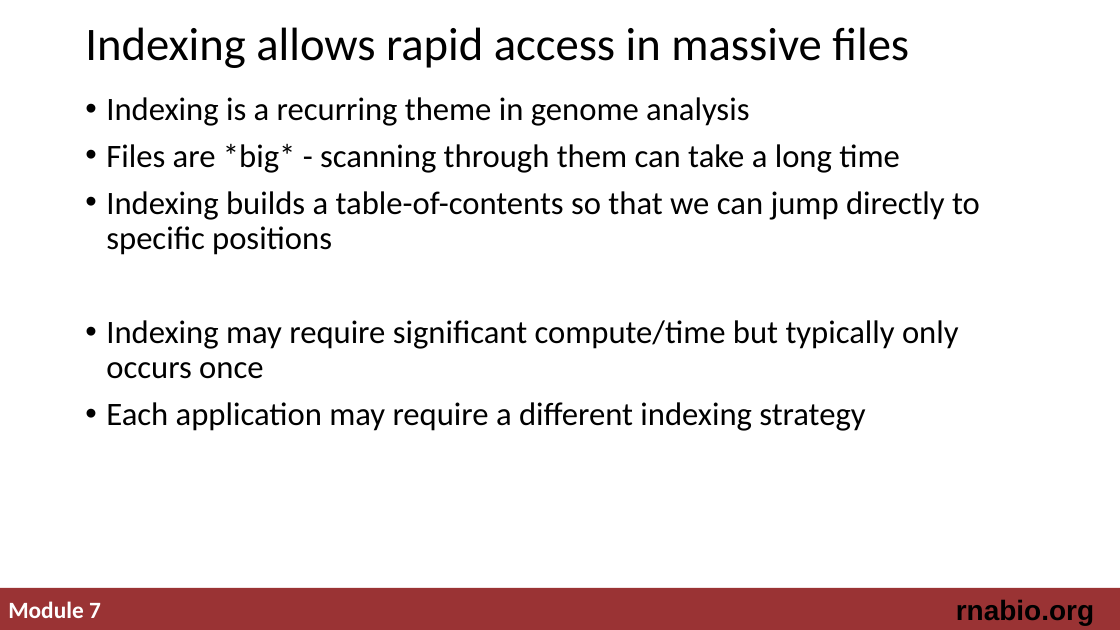
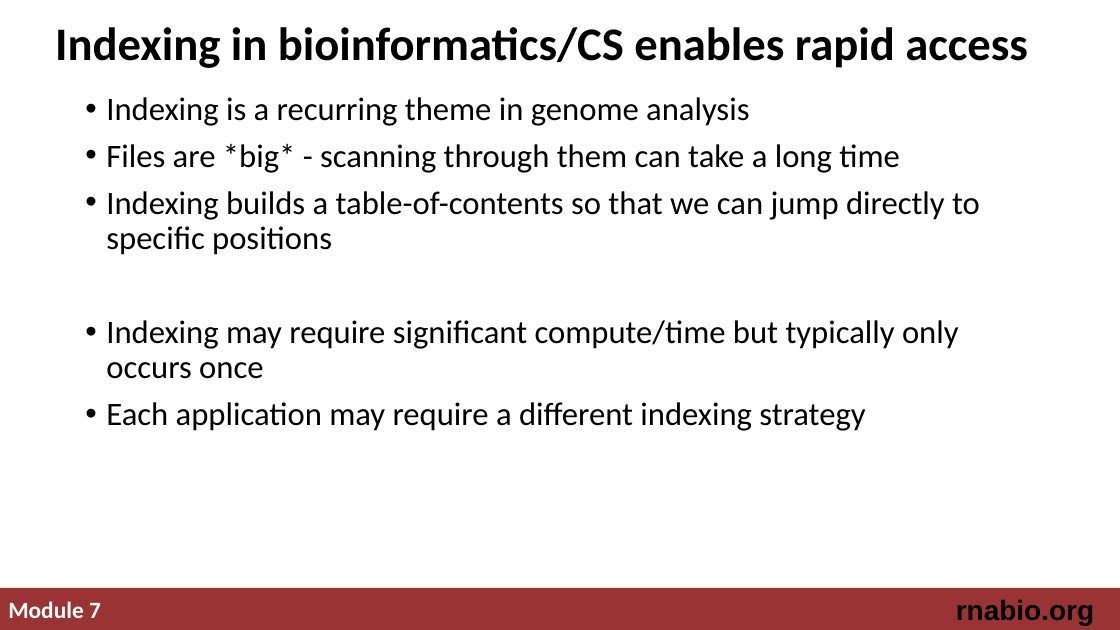
Before and after one commit to griffithlab/rnabio.org, a slide deck: slide 3 of assets/lectures/cbw-cshl/2019/mini/RNASeq_MiniLecture_07_Indexing.pptx. Drawn at 1120x630 pixels with LibreOffice and Linux fonts; fonts in the diff are those of the drawing. Boxes give left, top, right and bottom in pixels: in the first picture for what was removed or moved away, otherwise in the second. Text is boxed around its words. In the diff, an @@ line names an element or a change of style, - is before the commit and + after.

```diff
--- a/assets/lectures/cbw-cshl/2019/mini/RNASeq_MiniLecture_07_Indexing.pptx
+++ b/assets/lectures/cbw-cshl/2019/mini/RNASeq_MiniLecture_07_Indexing.pptx
@@ title at bbox=[55, 27, 1028, 68]: text changed; bold on @@
-Indexing allows rapid access in massive files
+Indexing in bioinformatics/CS enables rapid access
```
Also in this commit, not shown: 4 other slides changed.
